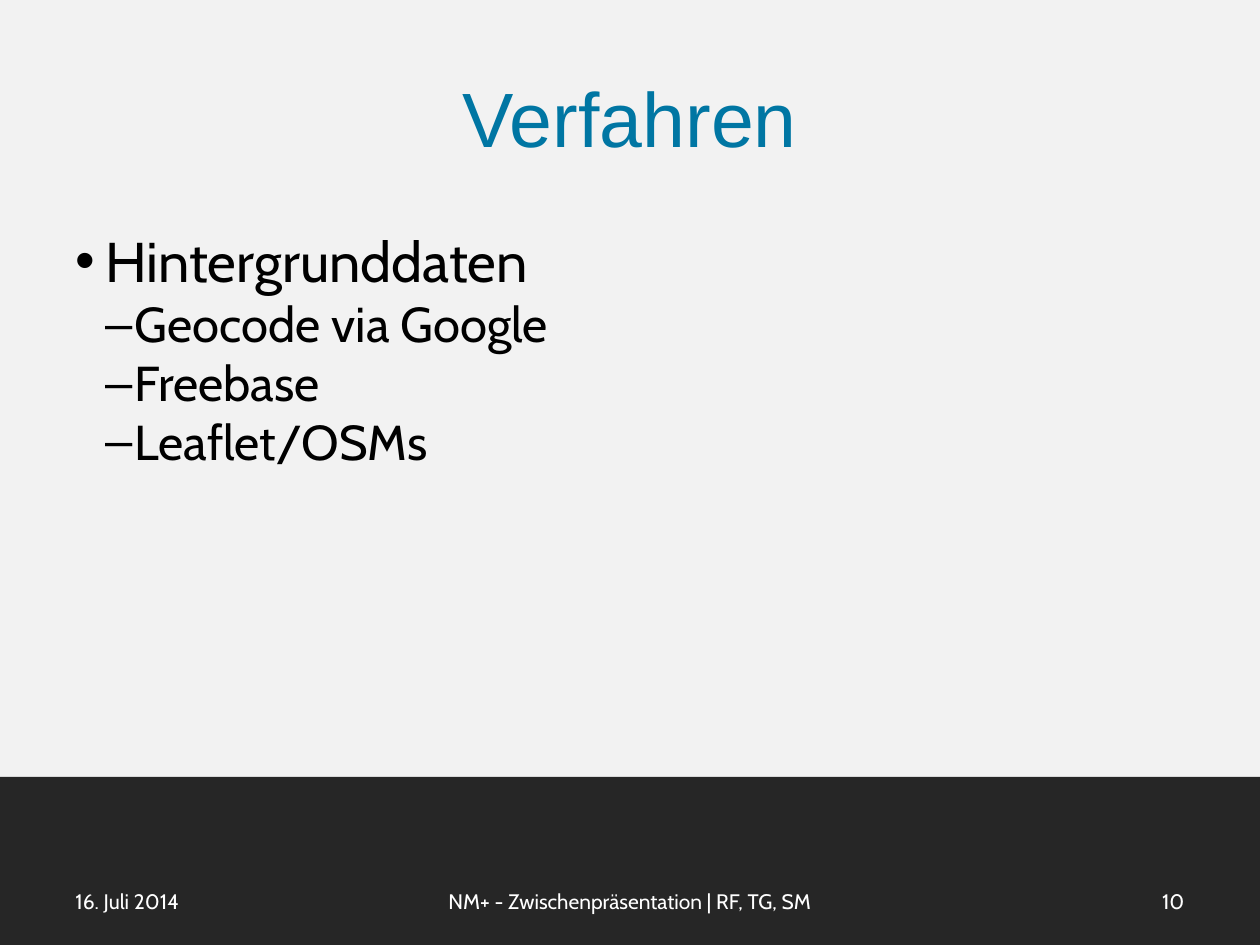
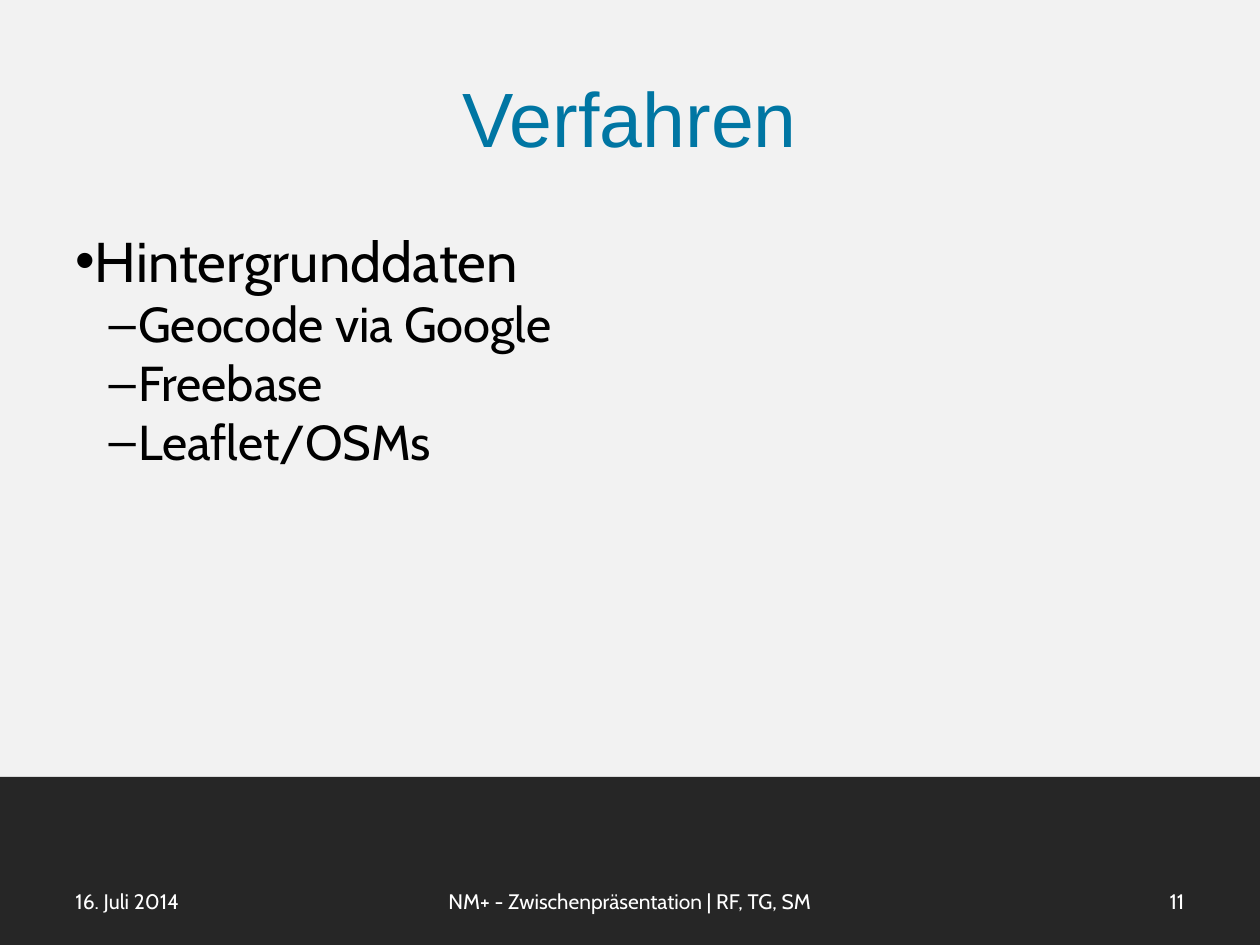
Before and after one commit to smba/newsminer, a slide deck: slide 11 of Dokumente/Endpräsentation/newsminer_plus.pptx (slide 10 before the commit). Drawn at 1260x945 pixels with LibreOffice and Linux fonts; fonts in the diff are those of the drawing. Boxes give left, top, right and bottom in pixels: in the first picture for what was removed or moved away, otherwise in the second. Text is boxed around its words. In the diff, an @@ line names an element or a change of style, - is before the commit and + after.

```diff
--- a/Dokumente/Endpräsentation/newsminer_plus.pptx
+++ b/Dokumente/Endpräsentation/newsminer_plus.pptx
@@ text at [138,305,551,465]: indent changed @@
@@ page number at [1170,894,1185,909]: text changed @@
-10
+11
```
Also in this commit, not shown: 4 other slides changed, 6 slides added.
